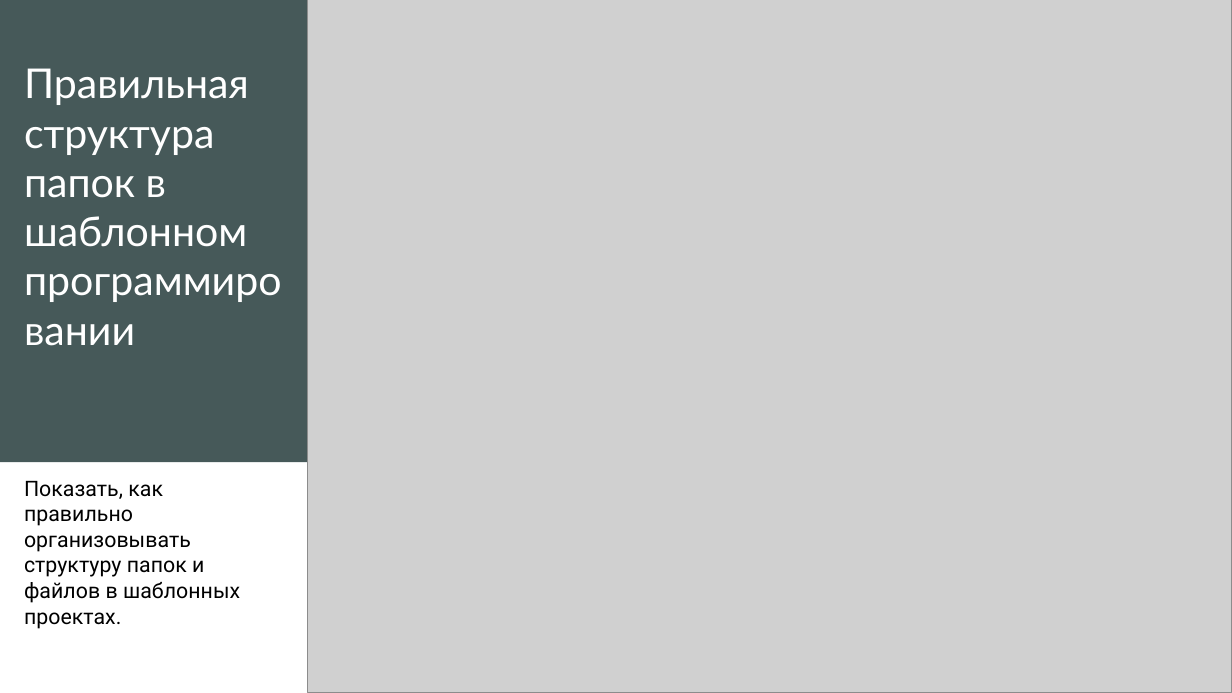
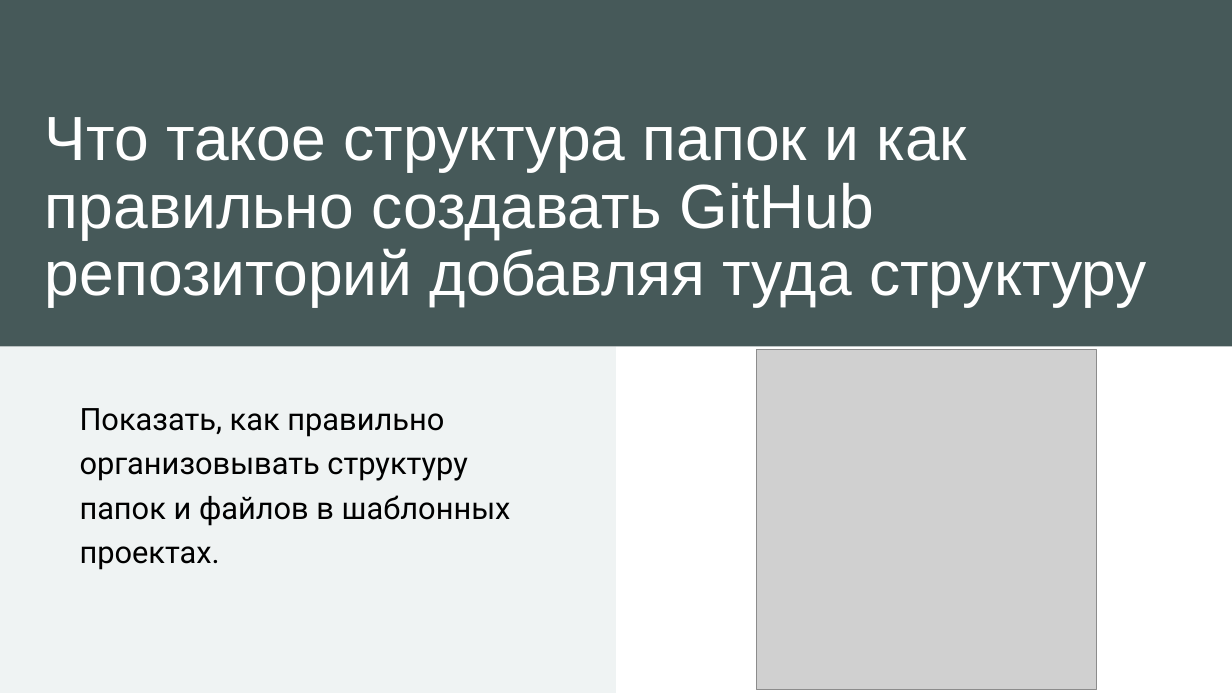
Before and after one commit to Alidedewf/application-design-patterns, a slide deck: slide 1 of шаблоны структура.pptx. Drawn at 1232x693 pixels with LibreOffice and Linux fonts; fonts in the diff are those of the drawing; grey boxes stand for pictures. Boxes give left, top, right and bottom in pixels: in the first picture for what was removed or moved away, otherwise in the second. Text is boxed around its words. In the diff, an @@ line names an element or a change of style, - is before the commit and + after.

```diff
--- a/шаблоны структура.pptx
+++ b/шаблоны структура.pptx
@@ rectangle removed at box(0, 0, 1232, 347) @@
@@ rectangle removed at box(0, 0, 308, 462) @@
@@ rectangle added at box(0, 0, 1232, 347), fill #465959 @@
@@ picture removed at box(308, 0, 1232, 693) @@
@@ title removed at box(24, 68, 249, 247) @@
-Правильная структура папок в шаблонном программировании
@@ title added at box(45, 117, 1147, 307), 48.6 pt, text #FFFFFF @@
+Что такое структура папок и как правильно создавать GitHub репозиторий добавляя туда структуру
@@ rectangle added at box(0, 347, 616, 693), fill #ECF0F0 @@
@@ rectangle added at box(0, 347, 616, 693), fill #FFFFFF at 20% opacity @@
@@ picture added at box(757, 349, 1097, 689) @@
@@ subtitle "Показать, как правильно организовывать структуру ...": place and size @@
-subtitle "Показать, как правильно организовывать структуру ..." at box(24, 481, 240, 629)
+subtitle "Показать, как правильно организовывать структуру ..." at box(80, 408, 511, 570)
@@ subtitle "Показать, как правильно организовывать структуру ..." at box(80, 408, 511, 570): size 16.6 to 24 pt; line spacing 1 to 1.2 @@
```
Also in this commit, not shown: 18 slides added, 3 slides removed, 7 other files.
